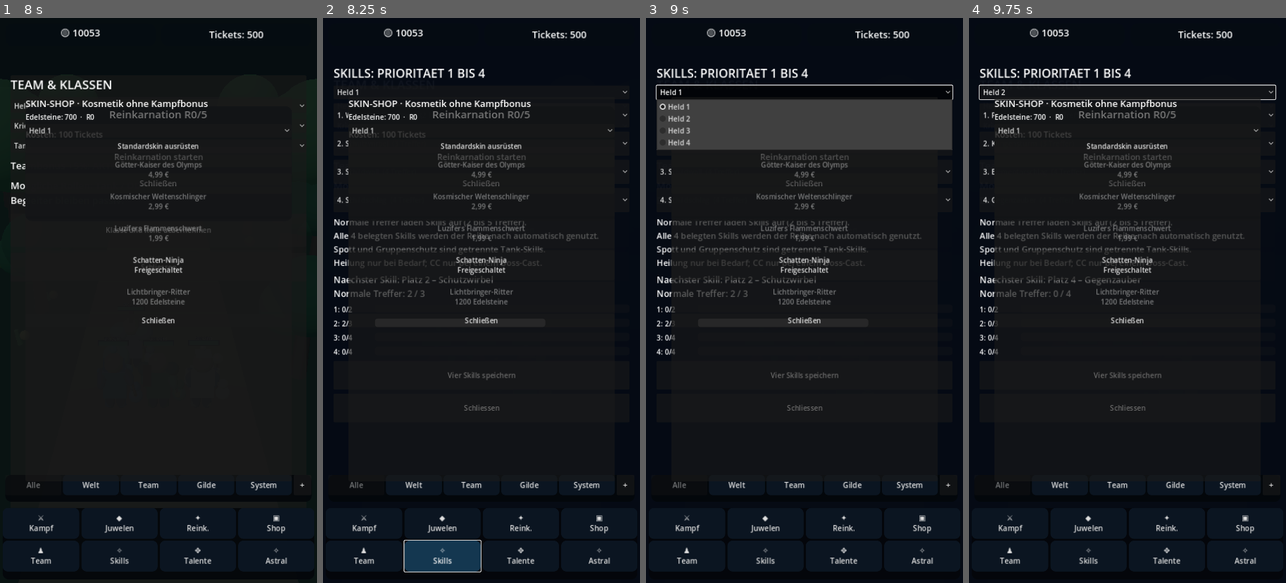
Above: before the commit, frames 1-4 (left to right).
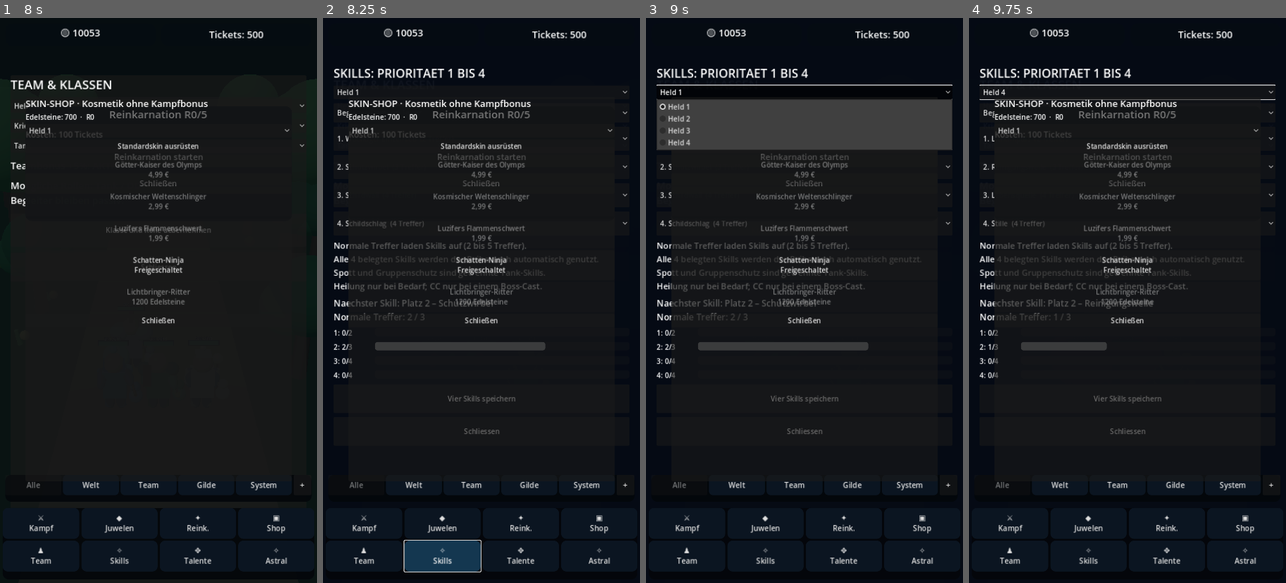
Above: after the commit, the same moments.

Repository: xynewageyx/TitanLegend
Game: Godot game, scene res://scenes/main.tscn
The game is run twice, just before and just after one commit, with the same random seed, the same clock (stepped at 60 frames per second) and the same inputs.
Inputs:
- Up to frame 1 (8 s): click "⚔ Kampf" at 0.5 s; click "◆ Juwelen" at 1.25 s; click "✦ Reink." at 2 s; click "▣ Shop" at 2.75 s; click "♟ Team" at 3.5 s; click "Held 1" at 4.25 s; click "Krieger" at 5 s; click "Tank" at 5.75 s; click "Klasse und Rolle uebernehmen" at 6.5 s; click "Schliessen" at 7.25 s
- Up to frame 2 (8.25 s): click "✧ Skills" at 8 s
- Up to frame 3 (9 s): click "Held 1" at 8.75 s
- Up to frame 4 (9.75 s): click "1. Wuchtiger Einzelhieb (2 Tr…" at 9.5 s

Frame 1 is identical in both runs. In frame 2, 4.2% of the frame differs, in the area x 3-96%, y 16-74%; in frame 3, 4.1%; in frame 4, 3.8%.

Commit message:
Let Android players choose passive companion elements with scrollable skill menu

Diff:
--- a/scripts/skill_menu.gd
+++ b/scripts/skill_menu.gd
@@ -2,6 +2,7 @@
 @export var team_formation: Node3D
 @export var battle_manager: Node3D
 var hero_selector: OptionButton
+var pet_element_selector: OptionButton
 var skill_selectors: Array[OptionButton] = []
 var info: Label
 var charge_info: Label
@@ -25,7 +26,12 @@
  add_child(margin)
  var stack := VBoxContainer.new()
  stack.add_theme_constant_override("separation", 9)
- margin.add_child(stack)
+ var scroll := ScrollContainer.new()
+ scroll.size_flags_horizontal = Control.SIZE_EXPAND_FILL
+ scroll.size_flags_vertical = Control.SIZE_EXPAND_FILL
+ margin.add_child(scroll)
+ stack.size_flags_horizontal = Control.SIZE_EXPAND_FILL
+ scroll.add_child(stack)
  var title := Label.new()
  title.text = "SKILLS: PRIORITAET 1 BIS 4"
  title.add_theme_font_size_override("font_size", 27)
@@ -34,6 +40,13 @@
  for i in range(4):
   hero_selector.add_item("Held " + str(i + 1), i)
  stack.add_child(hero_selector)
+ pet_element_selector = OptionButton.new()
+ pet_element_selector.custom_minimum_size.y = 44
+ var elements := ["Feuer", "Wasser", "Erde", "Natur", "Licht", "Schatten", "Wind", "Eis", "Blitz", "Chaos"]
+ for i in range(elements.size()):
+  pet_element_selector.add_item("Begleiter-Element: " + elements[i], i)
+ stack.add_child(pet_element_selector)
+ pet_element_selector.item_selected.connect(_on_pet_element_selected)
  for skill_slot in range(4):
   var selector := OptionButton.new()
   selector.custom_minimum_size.y = 55
@@ -96,8 +109,14 @@
   charge_bars[index].value = progress if is_active else 0
   charge_labels[index].text = ("%d: %d/%d" % [index + 1, progress if is_active else 0, required])
 
+func _on_pet_element_selected(element: int) -> void:
+ if team_formation != null:
+  team_formation.set_pet_element(clampi(hero_selector.selected, 0, 3), element)
+
 func _refresh() -> void:
  var hero: int = hero_selector.selected
+ if pet_element_selector != null and team_formation != null:
+  pet_element_selector.select(clampi(int(team_formation.pet_element_ids[hero]), 0, 9))
  var role: int = int(team_formation.role_ids[hero])
  var class_id: int = int(team_formation.class_ids[hero])
  for skill_slot in range(4):
